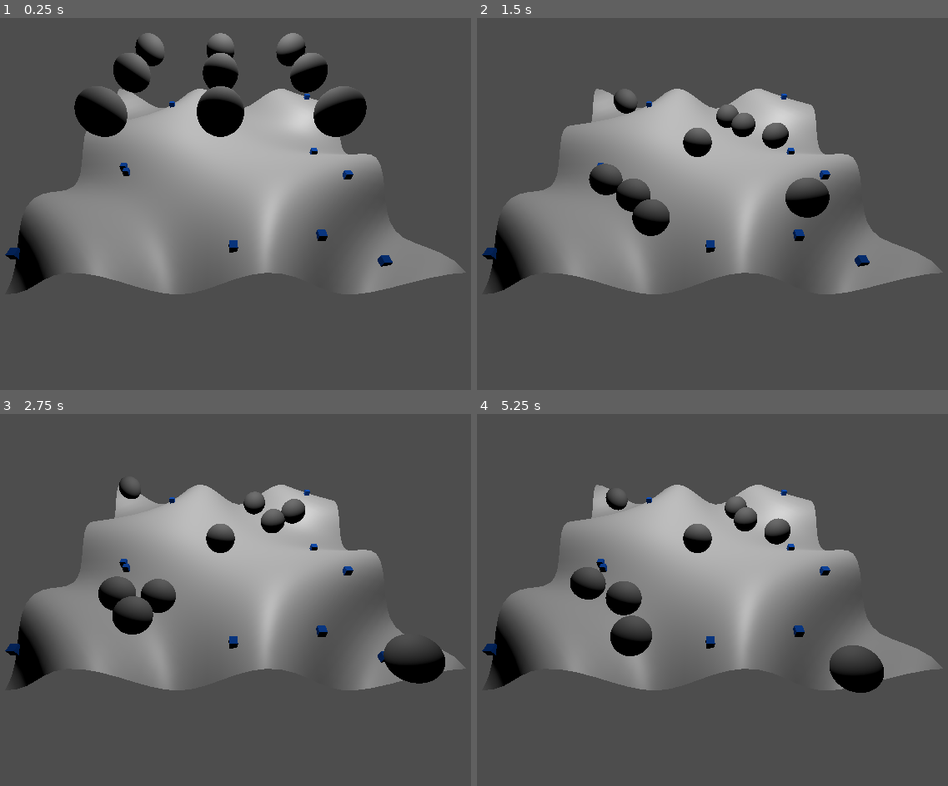
Above: before the commit, frames 1-4 (two rows, left to right).
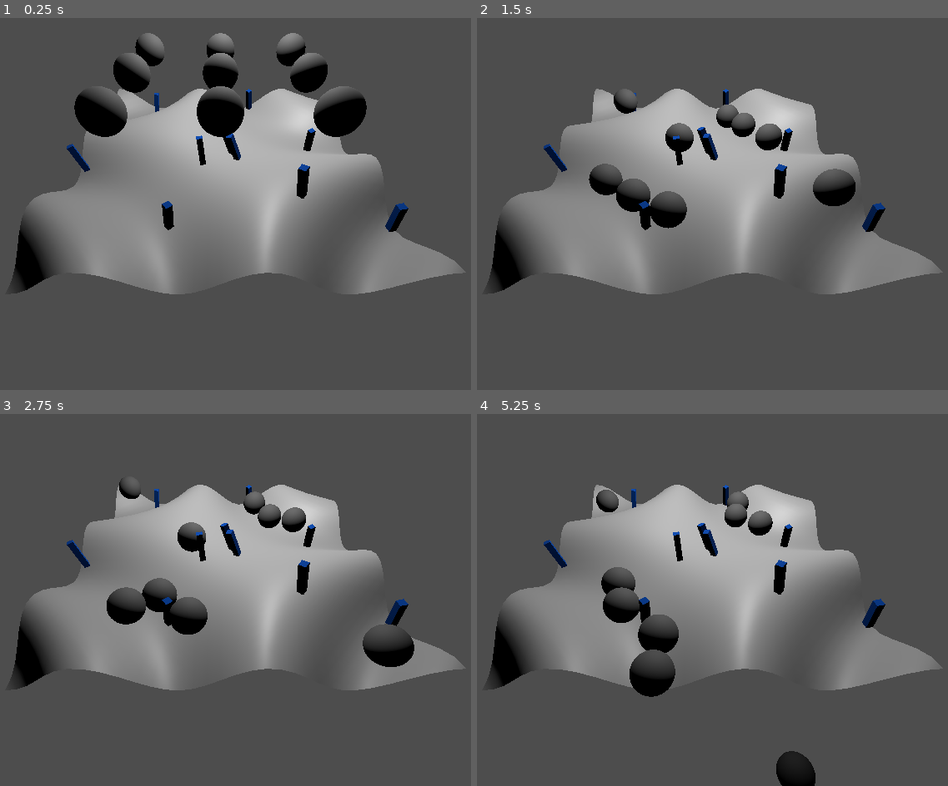
Above: after the commit, the same moments.

Repository: cmaciver/graphics-2-final-project
Game: Godot game, scene res://Scenes/Cam Test Scene.tscn
The game is run twice, just before and just after one commit, with the same random seed, the same clock (stepped at 60 frames per second) and the same inputs. This scene is started directly instead of the project's main scene.
Inputs:
- Up to frame 1 (0.25 s): no input
- Up to frame 2 (1.5 s): no input
- Up to frame 3 (2.75 s): no input
- Up to frame 4 (5.25 s): no input

The runs differ from the first frame. In frame 1, 1.6% of the frame differs, in the area x 1-87%, y 19-67%; in frame 2, 3.9%; in frame 3, 5.9%; in frame 4, 8.0%, in the area x 1-87%, y 19-100%.

Commit message:
now they rotate and have collision!

Diff:
--- a/Scenes/Cam Test Scene.tscn
+++ b/Scenes/Cam Test Scene.tscn
@@ -50,34 +50,34 @@
 script = ExtResource("3_8f2mw")
 
 [node name="Foliage 1" type="Node3D" parent="Foliage Generator" instance=ExtResource("4_8v6sd")]
-transform = Transform3D(1, 0, 0, 0, 1, 0, 0, 0, 1, 3.39718, -0.06173, -0.115976)
+transform = Transform3D(0.572305, -0.0596653, 0.817867, 0.186687, 0.980641, -0.0590946, -0.798508, 0.186505, 0.572364, 4.46358, -0.308906, -1.76544)
 
 [node name="Foliage 2" type="Node3D" parent="Foliage Generator" instance=ExtResource("4_8v6sd")]
-transform = Transform3D(1, 0, 0, 0, 1, 0, 0, 0, 1, 4.06232, -0.377115, 4.25375)
+transform = Transform3D(-0.835749, 0.0820358, -0.542949, 0.122296, 0.991751, -0.0384005, 0.53532, -0.0984936, -0.838887, -1.12395, 0.499177, -4.61108)
 
 [node name="Foliage 3" type="Node3D" parent="Foliage Generator" instance=ExtResource("4_8v6sd")]
-transform = Transform3D(1, 0, 0, 0, 1, 0, 0, 0, 1, -3.27926, -0.339033, 0.723277)
+transform = Transform3D(-0.405683, -0.2154, -0.888271, 0.0440027, 0.966105, -0.25437, 0.912954, -0.14228, -0.382454, -0.0302706, -0.00270102, 0.568054)
 
 [node name="Foliage 4" type="Node3D" parent="Foliage Generator" instance=ExtResource("4_8v6sd")]
-transform = Transform3D(1, 0, 0, 0, 1, 0, 0, 0, 1, -2.09399, 0.457984, -3.01541)
+transform = Transform3D(-0.606305, 0.231133, 0.760902, 0.135321, 0.972862, -0.187691, -0.783634, -0.0108323, -0.621128, 1.90754, -0.17784, -0.606806)
 
 [node name="Foliage 5" type="Node3D" parent="Foliage Generator" instance=ExtResource("4_8v6sd")]
-transform = Transform3D(1, 0, 0, 0, 1, 0, 0, 0, 1, 3.73701, 0.416056, 1.83872)
+transform = Transform3D(0.82124, 0.0385603, 0.569279, 0.068147, 0.983944, -0.164956, -0.566499, 0.174263, 0.805426, 3.88041, 0.450558, 0.920653)
 
 [node name="Foliage 6" type="Node3D" parent="Foliage Generator" instance=ExtResource("4_8v6sd")]
-transform = Transform3D(1, 0, 0, 0, 1, 0, 0, 0, 1, 0.296947, 0.191489, 4.21292)
+transform = Transform3D(-0.818551, 0.225087, 0.528498, 0.198106, 0.974204, -0.10808, -0.539192, 0.0162296, -0.842026, -0.865133, -0.445361, 4.04332)
 
 [node name="Foliage 7" type="Node3D" parent="Foliage Generator" instance=ExtResource("4_8v6sd")]
-transform = Transform3D(1, 0, 0, 0, 1, 0, 0, 0, 1, 2.48669, 0.0824343, 3.8094)
+transform = Transform3D(0.870275, 0.0281783, 0.49176, 0.0856475, 0.974497, -0.207411, -0.485063, 0.222623, 0.845667, 1.74007, 0.294031, 4.59688)
 
 [node name="Foliage 8" type="Node3D" parent="Foliage Generator" instance=ExtResource("4_8v6sd")]
-transform = Transform3D(1, 0, 0, 0, 1, 0, 0, 0, 1, -3.39605, -0.267416, 0.528923)
+transform = Transform3D(-0.0373624, 0.122174, 0.991805, 0.103219, 0.987661, -0.117775, -0.993957, 0.0979729, -0.049512, -2.77762, -0.419296, -4.7401)
 
 [node name="Foliage 9" type="Node3D" parent="Foliage Generator" instance=ExtResource("4_8v6sd")]
-transform = Transform3D(1, 0, 0, 0, 1, 0, 0, 0, 1, 3.92225, 0.49858, -3.76317)
+transform = Transform3D(0.658449, -0.274448, -0.700802, 0.181977, 0.96157, -0.20559, 0.730294, 0.00784054, 0.683088, -3.8342, -0.0137951, 2.5852)
 
 [node name="Foliage 10" type="Node3D" parent="Foliage Generator" instance=ExtResource("4_8v6sd")]
-transform = Transform3D(1, 0, 0, 0, 1, 0, 0, 0, 1, -4.9849, -0.138283, 4.19105)
+transform = Transform3D(-0.896743, 0.116008, 0.427076, 0.0578011, 0.987467, -0.146862, -0.43876, -0.107012, -0.89221, -0.562868, -0.225817, 2.64997)
 
 [node name="Ball 1" type="RigidBody3D" parent="."]
 transform = Transform3D(1, 0, 0, 0, 1, 0, 0, 0, 1, 0, 3, 0)
--- a/Scenes/foliage.tscn
+++ b/Scenes/foliage.tscn
@@ -6,8 +6,18 @@
 [sub_resource type="BoxMesh" id="BoxMesh_48s5m"]
 material = SubResource("StandardMaterial3D_5nxlm")
 
+[sub_resource type="BoxShape3D" id="BoxShape3D_5nxlm"]
+size = Vector3(0.2, 1, 0.2)
+
 [node name="Foliage" type="Node3D"]
 
-[node name="MeshInstance3D" type="MeshInstance3D" parent="."]
-transform = Transform3D(0.2, 0, 0, 0, 0.2, 0, 0, 0, 0.2, 0, 0.1, 0)
+[node name="TestFoliage" type="StaticBody3D" parent="."]
+
+[node name="MeshInstance3D" type="MeshInstance3D" parent="TestFoliage"]
+transform = Transform3D(0.2, 0, 0, 0, 1, 0, 0, 0, 0.2, 0, 0.5, 0)
 mesh = SubResource("BoxMesh_48s5m")
+skeleton = NodePath("../..")
+
+[node name="CollisionShape3D" type="CollisionShape3D" parent="TestFoliage"]
+transform = Transform3D(1, 0, 0, 0, 1, 0, 0, 0, 1, 0, 0.5, 0)
+shape = SubResource("BoxShape3D_5nxlm")
--- a/Scripts/foliage_generator.gd
+++ b/Scripts/foliage_generator.gd
@@ -12,6 +12,7 @@
 func _ready() -> void:
 	terrain = $"../Terrain Generation"
 	rng.seed = Time.get_ticks_usec()
+	scatter_points()
 
 
 # Called every frame. 'delta' is the elapsed time since the previous frame.
@@ -33,6 +34,12 @@
 
 		new_foliage.position = select_random_point()
 
+		# and rotate IN RADIANS
+		new_foliage.rotation.y = rng.randf_range(0, 2 * PI)
+
+		new_foliage.rotation.x = rng.randf_range(0, PI / 12) # 1/24 of a circle
+		new_foliage.rotation.z = rng.randf_range(0, PI / 12)
+
 
 
 
Not shown: 1 places in Scenes/foliage.tscn that only renumber resources
